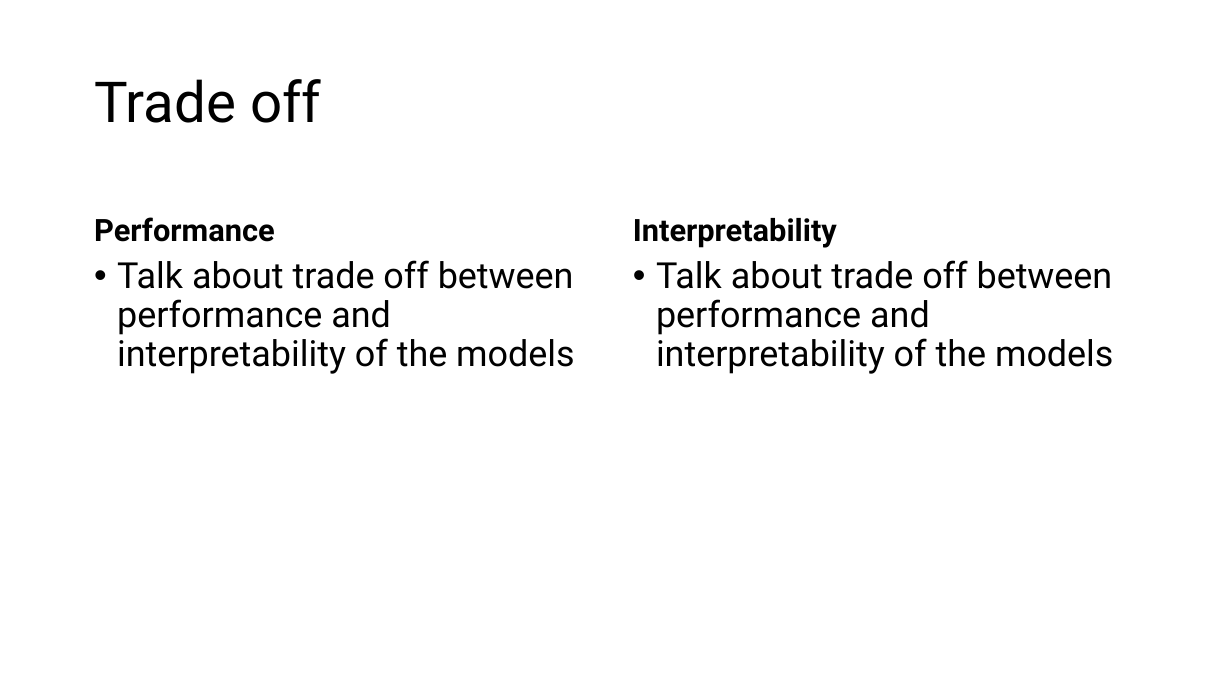
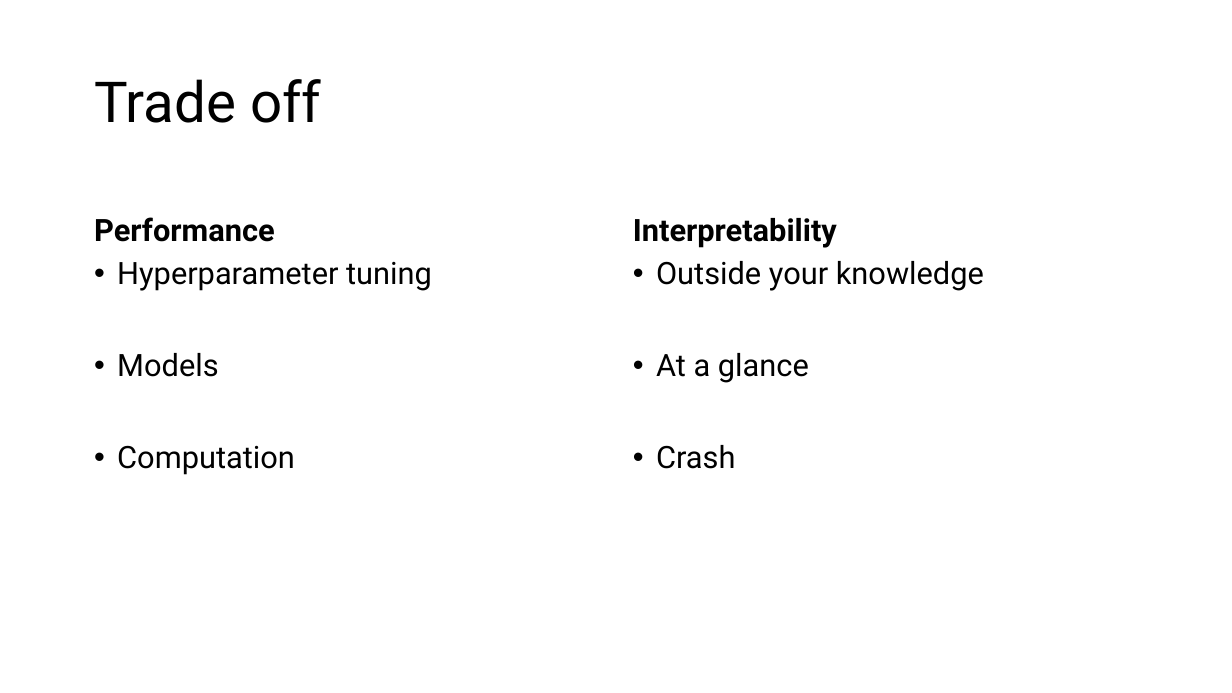
Before and after one commit to MaksBurchard240894/HFG7, a slide deck: slide 6 of Block B/Final Presentation.pptx (slide 7 before the commit). Drawn at 1232x693 pixels with LibreOffice and Linux fonts; fonts in the diff are those of the drawing. Boxes give left, top, right and bottom in pixels: in the first picture for what was removed or moved away, otherwise in the second. Text is boxed around its words. In the diff, an @@ line names an element or a change of style, - is before the commit and + after.

```diff
--- a/Block B/Final Presentation.pptx
+++ b/Block B/Final Presentation.pptx
@@ text at [117,262,432,475]: text changed; size 28 to 24 pt @@
-• Talk about trade off between performance and interpretability of the models
+• Hyperparameter tuning
+• Models
+• Computation
@@ text at [656,261,984,469]: text changed; size 28 to 24 pt @@
-• Talk about trade off between performance and interpretability of the models
+• Outside your knowledge
+• At a glance
+• Crash
```
Also in this commit, not shown: 3 other slides changed, 4 slides added, 5 slides removed, 5 other files.
